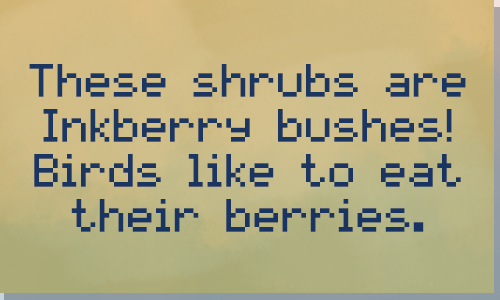
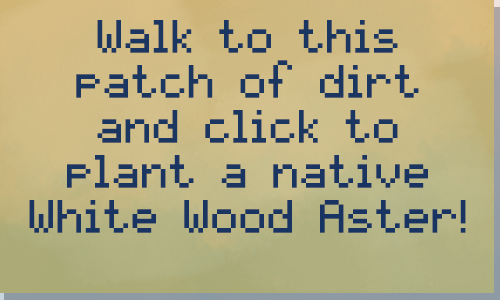
The second 500×300 image is a revision of the first. Changes to its layers:
renamed "These shrubs are Inkberry bushes! Birds like to eat their berri" to "Walk to this patch of dirt and click to plant a native White Wo", painted on it over [29, 20, 466, 233]
